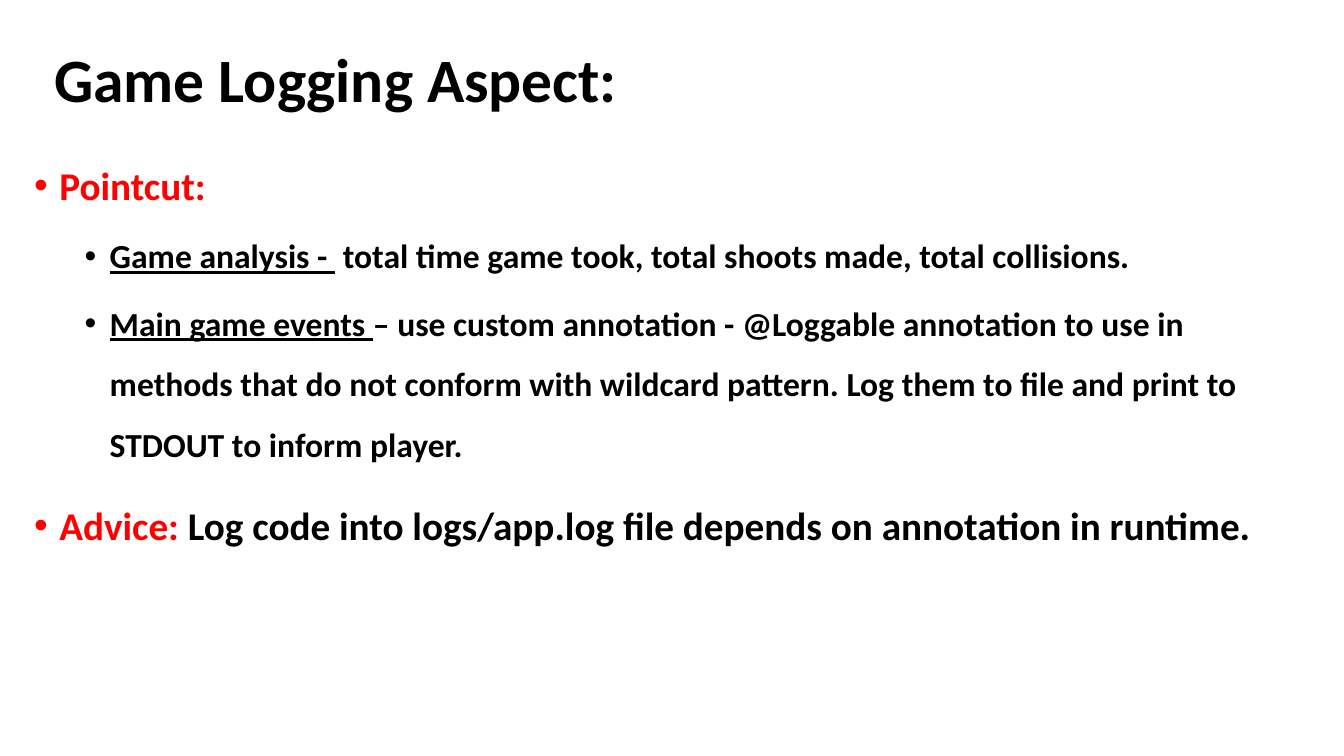
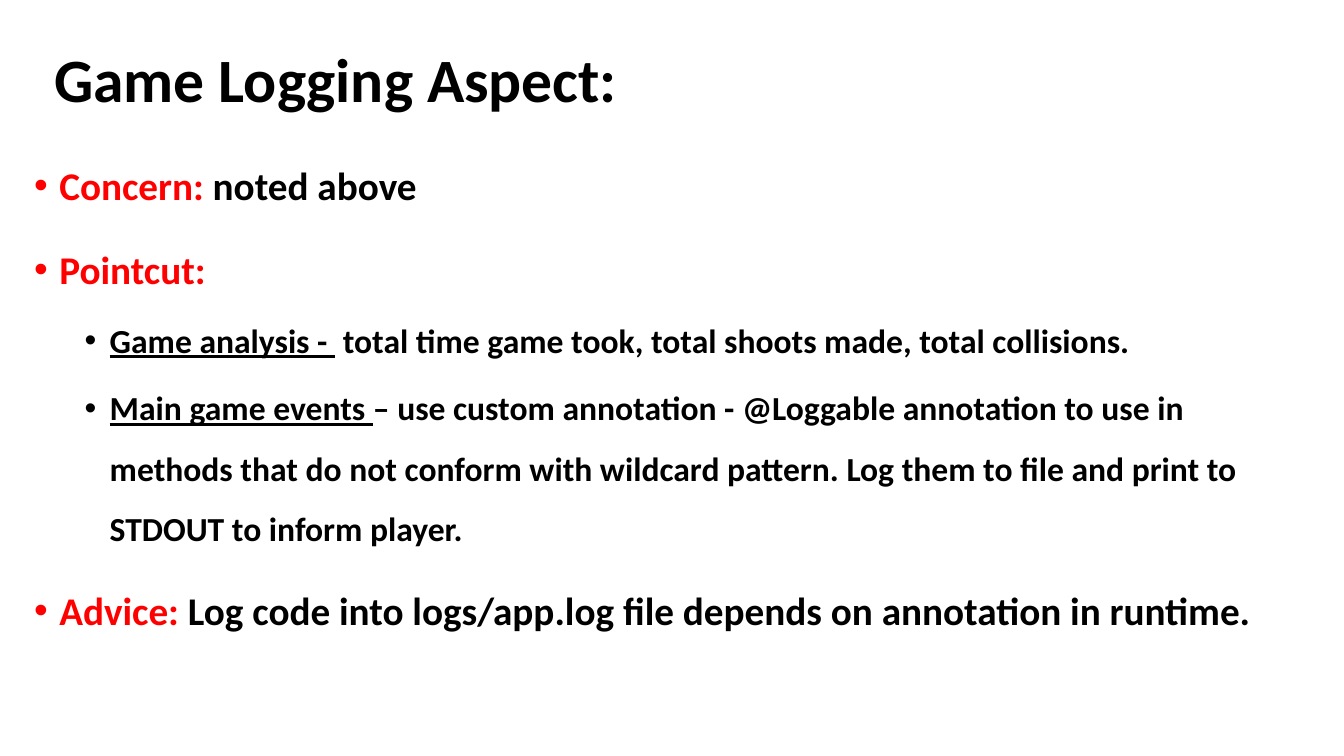
Before and after one commit to akotek/AOP, a slide deck: slide 13 of src/Final Project Presentation.pptx (slide 12 before the commit). Drawn at 1344x756 pixels with LibreOffice and Linux fonts; fonts in the diff are those of the drawing. Boxes give left, top, right and bottom in pixels: in the first picture for what was removed or moved away, otherwise in the second. Text is boxed around its words. In the diff, an @@ line names an element or a change of style, - is before the commit and + after.

Commit message:
ExceptionHandlerAspect impl, add logging to ExceptionTranslationAspect

```diff
--- a/src/Final Project Presentation.pptx
+++ b/src/Final Project Presentation.pptx
@@ text at (59, 172, 416, 201): paragraph added @@
+• Concern: noted above
```
Also in this commit, not shown: 10 other slides changed, 3 slides added, 4 other files.
